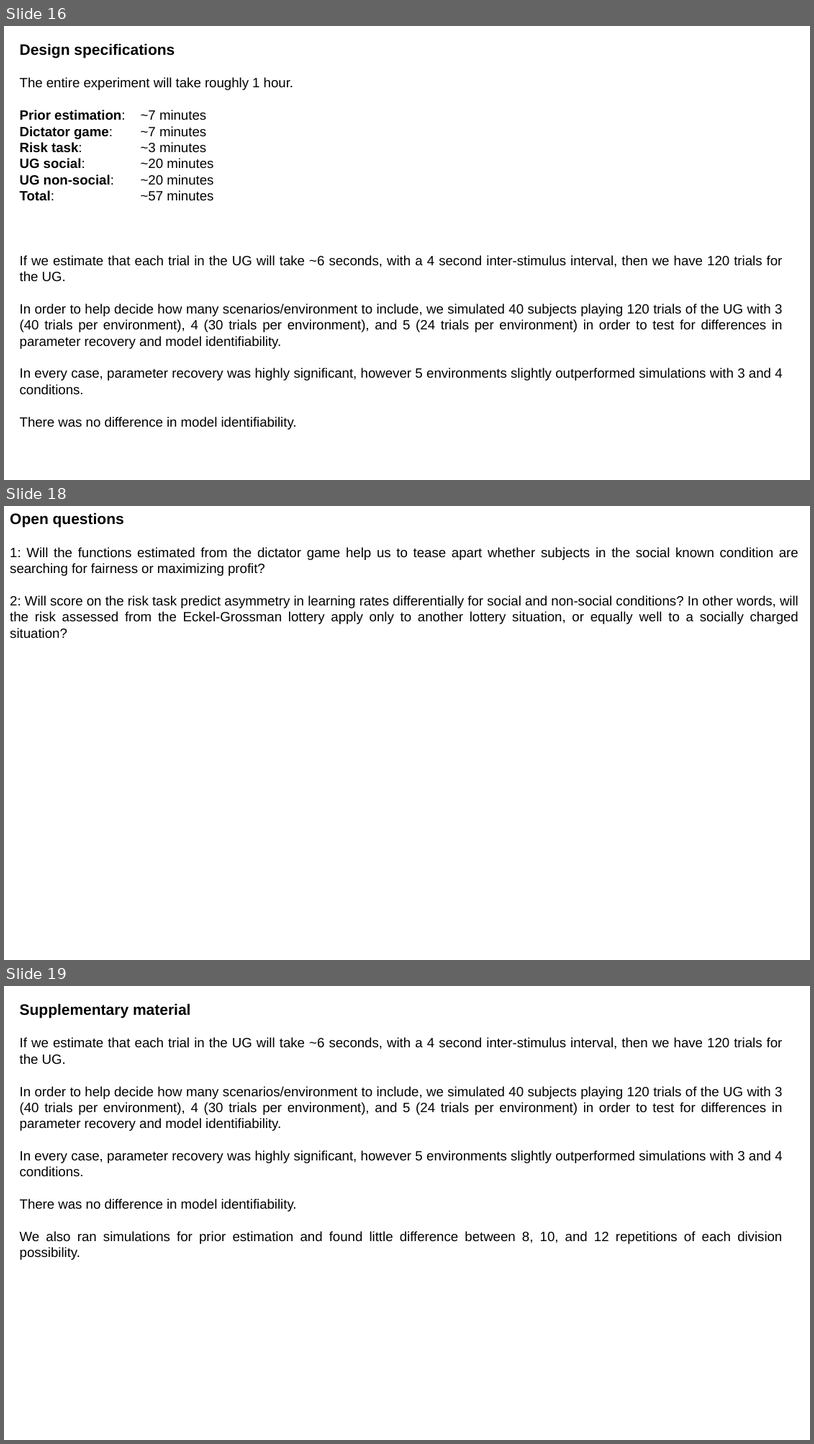
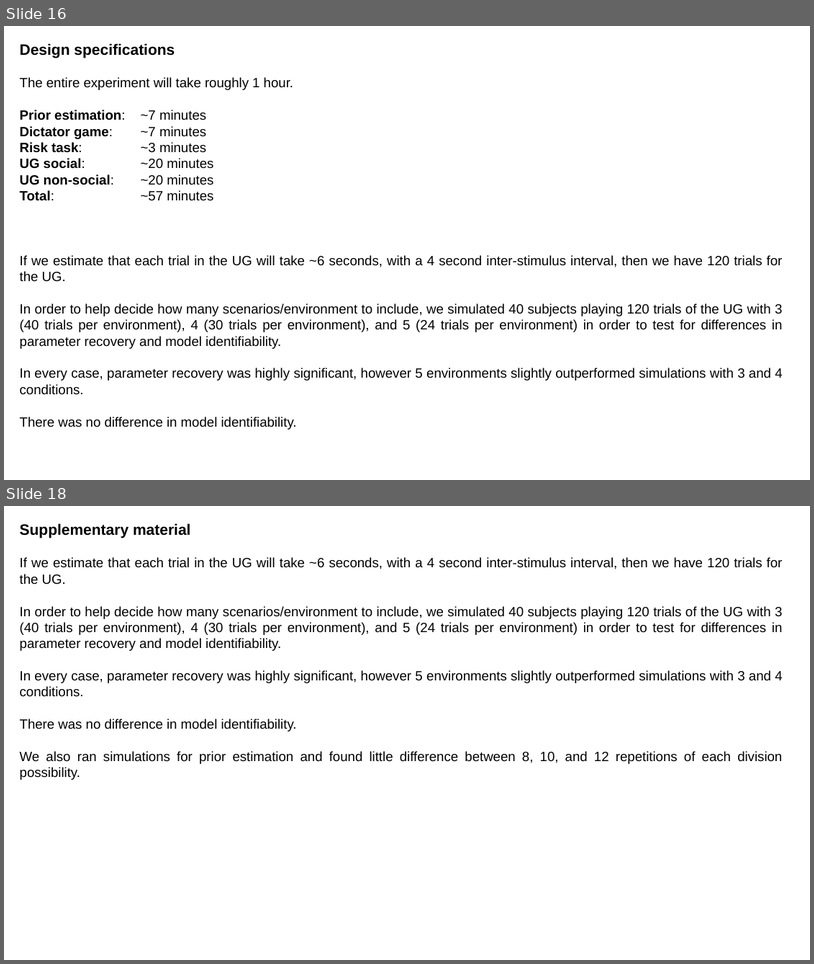
Before and after one commit to michaelrojekgiffin/RL, a slide deck: reports/Design_presentation.pptx. Shown one above the other, each under a label of ours: slides 16, 18 and 19 before the commit, slides 16 and 18 after it; the slides between them are not shown. The pictures are 814x1444 and 814x964 pixels, drawn with LibreOffice and Linux fonts; fonts in the diff are those of the drawing. Boxes give left, top, right and bottom in pixels: in the first picture for what was removed or moved away, otherwise in the second. Text is boxed around its words. In the diff, an @@ line names an element or a change of style, - is before the commit and + after.

```diff
--- a/reports/Design_presentation.pptx
+++ b/reports/Design_presentation.pptx
@@ slide 18 removed at box(4, 506, 810, 960), background #FFFFFF @@
@@ text removed at box(10, 512, 799, 638) @@
-Open questions
-1: Will the functions estimated from the dictator game help us to tease apart whether subjects in the social known condition are searching for fairness or maximizing profit?
-2: Will score on the risk task predict asymmetry in learning rates differentially for social and non-social conditions? In other words, will the risk assessed from the Eckel-Grossman lottery apply only to another lottery situation, or equally well to a socially charged situation?
@@ what was slide 19 is now slide 18 @@
```
Also in this commit, not shown: 5 slides changed, 1 slide added, 3 other files.
